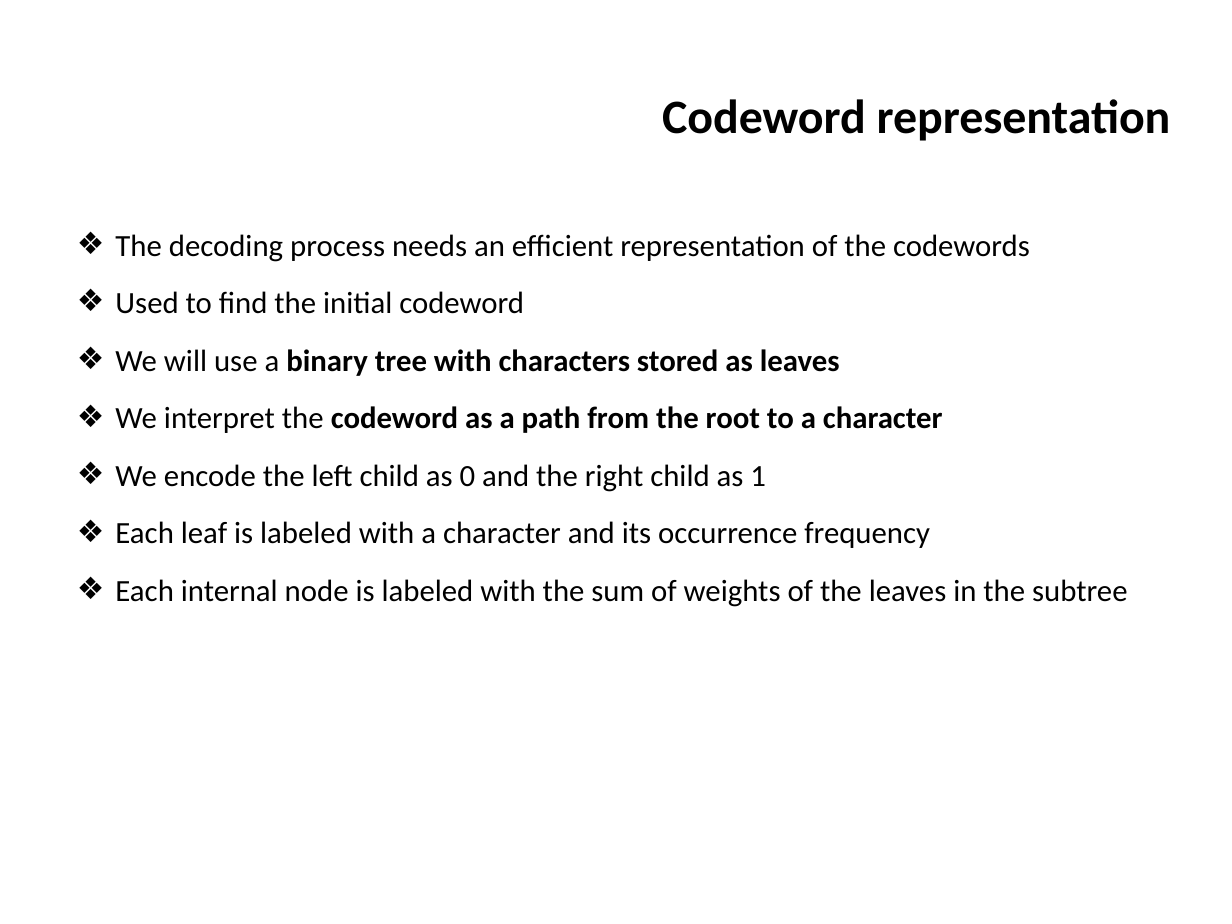
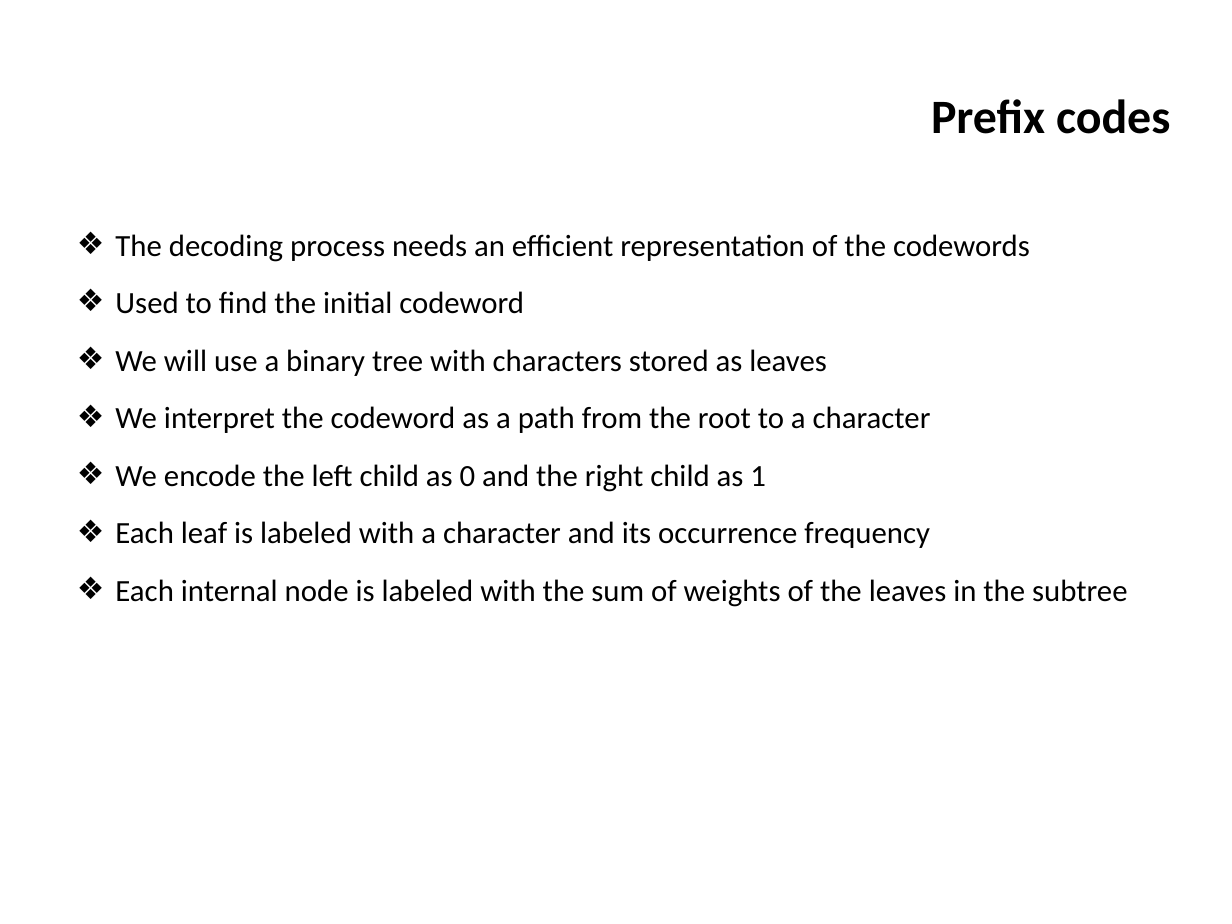
Before and after one commit to ifromm/dsa, a slide deck: slide 41 of slides/unit_7_greedy.pptx. Drawn at 1232x924 pixels with LibreOffice and Linux fonts; fonts in the diff are those of the drawing; background and template pictures are left out. Boxes give left, top, right and bottom in pixels: in the first picture for what was removed or moved away, otherwise in the second. Text is boxed around its words. In the diff, an @@ line names an element or a change of style, - is before the commit and + after.

```diff
--- a/slides/unit_7_greedy.pptx
+++ b/slides/unit_7_greedy.pptx
@@ title at (931,99,1170,134): text changed @@
-Codeword representation
+Prefix codes
@@ text at (115,349,931,433): bold off in "binary tree with characters stored as leaves", "codeword as a path from the root ..." @@
```
Also in this commit, not shown: 9 other slides changed, 14 other files.
